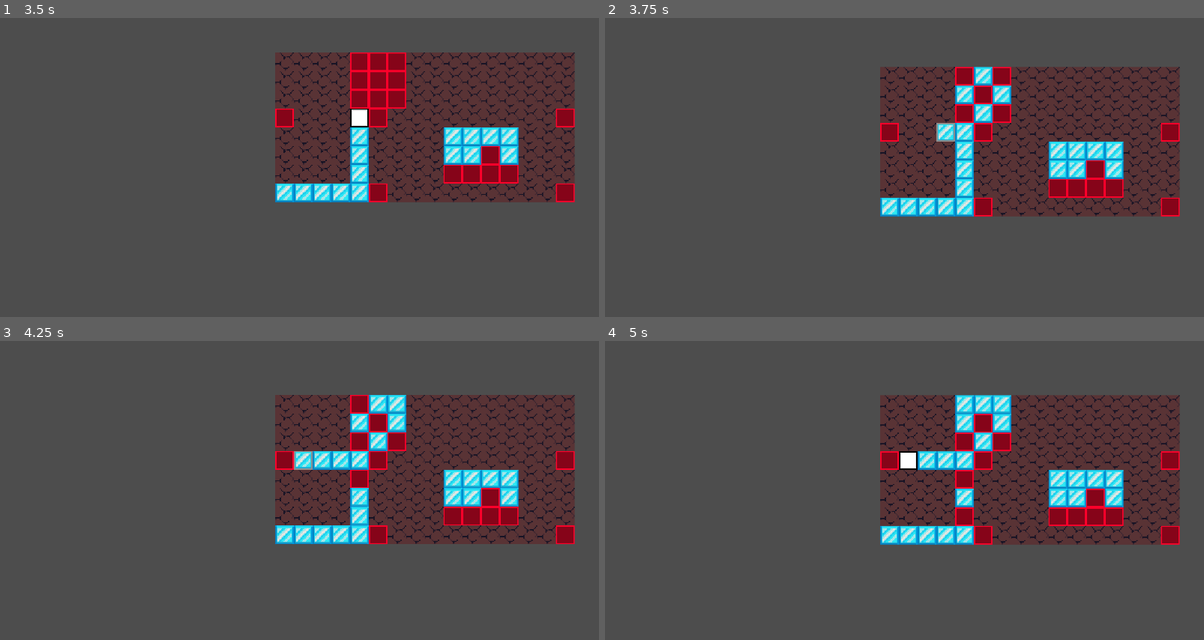
Above: before the commit, frames 1-4 (two rows, left to right).
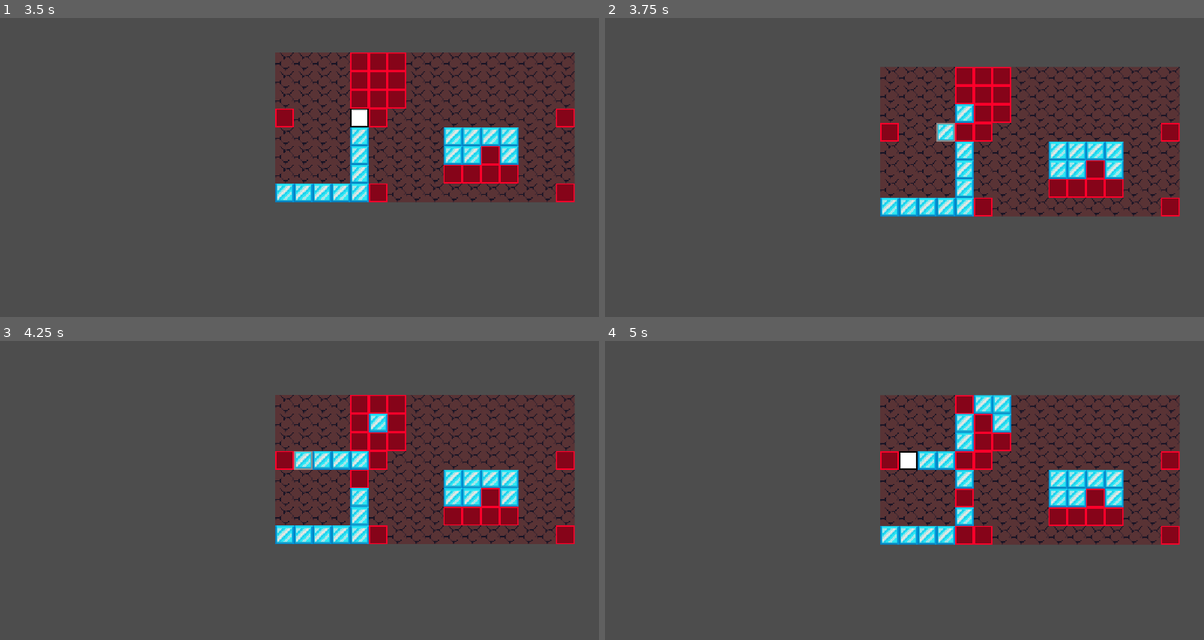
Above: after the commit, the same moments.

Repository: connectoid/Boulder-Dash-Remake
Game: Godot game, scene res://elements/game/game.tscn
Two runs of this game, one before a commit and one after it. Both use one fixed random seed, a clock stepped at 60 frames per second and the inputs below.
Inputs:
- Up to frame 1 (3.5 s): hold Right (ui_right) 0.53-1.28 s; hold Down (ui_down) 1.28-2.03 s; hold Right (ui_right) 2.03-2.78 s; hold Up (ui_up) from 2.78 s (still down)
- Up to frame 2 (3.75 s): release Up (ui_up) at 3.53 s; hold Left (ui_left) from 3.53 s (still down)
- Up to frame 3 (4.25 s): keep holding Left (ui_left)
- Up to frame 4 (5 s): keep holding Left (ui_left)

Frame 1 is identical in both runs. In frame 2, 1.2% of the frame differs, in the area x 58-68%, y 16-42%; in frame 3, 1.2%; in frame 4, 1.6%, in the area x 58-65%, y 18-69%.

Commit message:
stones delay fixed (aside movement delay added)

Diff:
--- a/elements/stone/stone_static_body_2d.gd
+++ b/elements/stone/stone_static_body_2d.gd
@@ -18,8 +18,10 @@
 	add_child(falling_timer)
 	falling_timer.wait_time = FALLING_INTERVAL
 	falling_timer.connect("timeout", _on_timer_timeout)
+	add_child(rolling_timer)
 	rolling_timer.wait_time = FALLING_INTERVAL
 	rolling_timer.connect("timeout", _on_timer_timeout)
+
 
 
 
@@ -29,6 +31,7 @@
 
 
 func _process(delta):
+
 	var vertical_dir = Vector2.ZERO
 	var horizontal_dir = Vector2.ZERO
 	vertical_dir.y = 1
@@ -52,17 +55,17 @@
 
 	if not is_no_colliders(position, all_colliders_list) && is_no_walls(position):
 		if can_rolldown(position) == 'left':
-			if not rolling_timer.is_stopped():
-				return
-			new_position = position + horizontal_dir.normalized() * TILE_SIZE
-			position = new_position
-			rolling_timer.start()
+			if rolling_timer.is_stopped():
+				new_position = position + horizontal_dir.normalized() * TILE_SIZE
+				position = new_position
+				rolling_timer.start()
+
 		elif can_rolldown(position) == 'right':
-			if not rolling_timer.is_stopped():
-				return
-			new_position = position - horizontal_dir.normalized() * TILE_SIZE
-			position = new_position
-			rolling_timer.start()
+			if rolling_timer.is_stopped():
+				new_position = position - horizontal_dir.normalized() * TILE_SIZE
+				position = new_position
+				rolling_timer.start()
+
 
 func kill_object(object):
 	print('Kill!!!')
@@ -137,6 +140,7 @@
 		return 'left'
 	elif is_empty_below_aside_right && is_stone_below && not is_player_aside_right && is_no_walls(pos_below_aside_right):
 		return 'right'
+	rolling_timer.start()
 	return 'no'
 
 func is_no_colliders(pos, list):
@@ -144,7 +148,6 @@
 	var is_colliders = comape_lists(colliders_list, list)
 	if is_colliders:
 		falling_timer.start()
-
 	return not is_colliders
 
 
